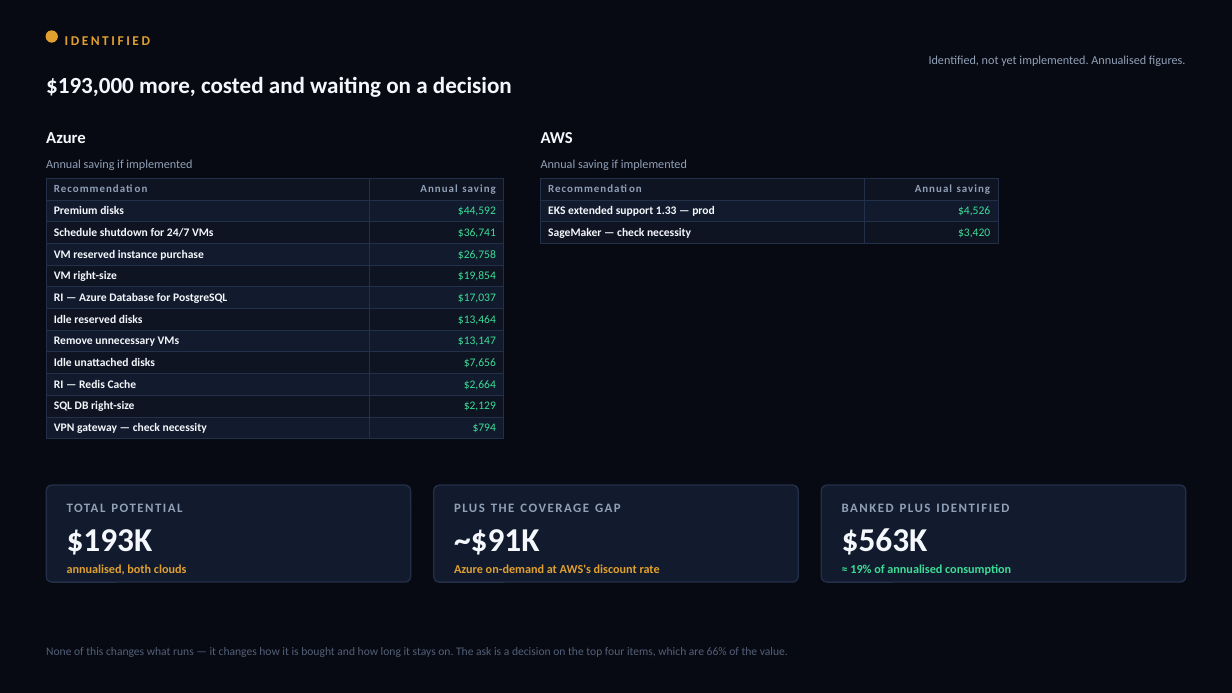
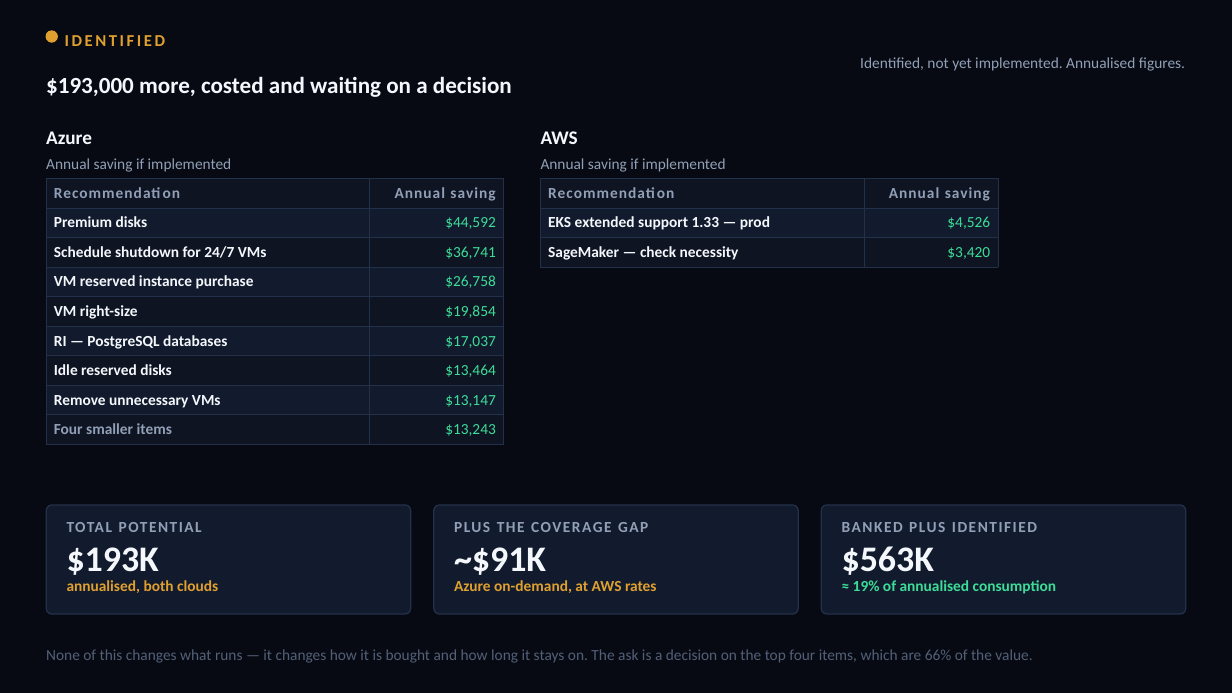
Before and after one commit to arielga5-code/Finops, a slide deck: slide 17 of deck/Harel_Cloud_Cost_CIO_v34.pptx. Drawn at 1232x693 pixels with LibreOffice and Linux fonts; fonts in the diff are those of the drawing. Boxes give left, top, right and bottom in pixels: in the first picture for what was removed or moved away, otherwise in the second. Text is boxed around its words. In the diff, an @@ line names an element or a change of style, - is before the commit and + after.

```diff
--- a/deck/Harel_Cloud_Cost_CIO_v34.pptx
+++ b/deck/Harel_Cloud_Cost_CIO_v34.pptx
@@ text "IDENTIFIED" at bbox=[65, 35, 166, 46]: size 10.5 to 13 pt @@
@@ text "Azure" at bbox=[46, 131, 92, 144]: size 13 to 15 pt @@
@@ text "AWS" at bbox=[541, 131, 578, 144]: size 13 to 15 pt @@
@@ table at bbox=[46, 178, 504, 440] @@
-row 6, column 1: RI — Azure Database for PostgreSQL
+row 6, column 1: RI — PostgreSQL databases
-row 9: Idle unattached disks | $7,656
-row 10: RI — Redis Cache | $2,664
-row 11: SQL DB right-size | $2,129
-row 12: VPN gateway — check necessity | $794
+row 9: Four smaller items | $13,243
@@ size 9.5 to 12 pt in 3 elements at bbox=[860, 57, 1185, 71], bbox=[46, 158, 232, 172], bbox=[541, 158, 726, 172] @@
@@ table at bbox=[541, 178, 998, 271] @@
@@ size 8.5 to 12 pt in "Recommendation", "Annual saving" @@
@@ size 9 to 12 pt in "EKS extended support 1.33 — prod", "$4,526", "SageMaker — check necessity", "$3,420" @@
@@ rounded rectangle: place and size @@
-rounded rectangle at bbox=[46, 485, 410, 582]
+rounded rectangle at bbox=[46, 505, 410, 614]
@@ rounded rectangle: place and size @@
-rounded rectangle at bbox=[433, 485, 798, 582]
+rounded rectangle at bbox=[433, 505, 798, 614]
@@ proportions changed in 3 elements at bbox=[46, 505, 410, 614], bbox=[433, 505, 798, 614], bbox=[822, 505, 1186, 614] @@
@@ rounded rectangle: place and size @@
-rounded rectangle at bbox=[822, 485, 1186, 582]
+rounded rectangle at bbox=[822, 505, 1186, 614]
@@ 6 texts: place and size @@
-6 texts at bbox=[67, 496, 1165, 555]
+6 texts at bbox=[67, 515, 945, 575]
@@ size 26 to 28 pt in 3 elements at bbox=[67, 547, 159, 575], bbox=[454, 547, 546, 575], bbox=[842, 546, 934, 575] @@
@@ size 10 to 12 pt in 3 elements at bbox=[67, 515, 390, 539], bbox=[497, 522, 648, 532], bbox=[909, 522, 945, 532] @@
@@ text "annualised, both clouds": place and size @@
-text "annualised, both clouds" at bbox=[67, 564, 186, 575]
+text "annualised, both clouds" at bbox=[67, 580, 218, 593]
@@ text "annualised, both clouds" at bbox=[67, 580, 218, 593]: size 9.5 to 12 pt; line spacing 1 to 1.05; vertical alignment middle to top @@
@@ text at bbox=[454, 580, 657, 593]: text changed; size 9.5 to 12 pt @@
-Azure on-demand at AWS's discount rate
+Azure on-demand, at AWS rates
@@ text "Azure on-demand, at AWS rates" at bbox=[454, 580, 657, 593]: vertical alignment middle to top @@
@@ text "≈ 19% of annualised consumption" at bbox=[853, 580, 1056, 594]: size 9.5 to 12 pt; line spacing 1 to 1.05; vertical alignment middle to top @@
@@ text "≈ 19% of annualised consumption": place and size @@
-text "≈ 19% of annualised consumption" at bbox=[850, 564, 1011, 575]
+text "≈ 19% of annualised consumption" at bbox=[853, 580, 1056, 594]
@@ text "None of this changes what ..." at bbox=[46, 649, 1032, 663]: size 9 to 12 pt @@
```
Also in this commit, not shown: 35 other slides changed, 6 other files.
